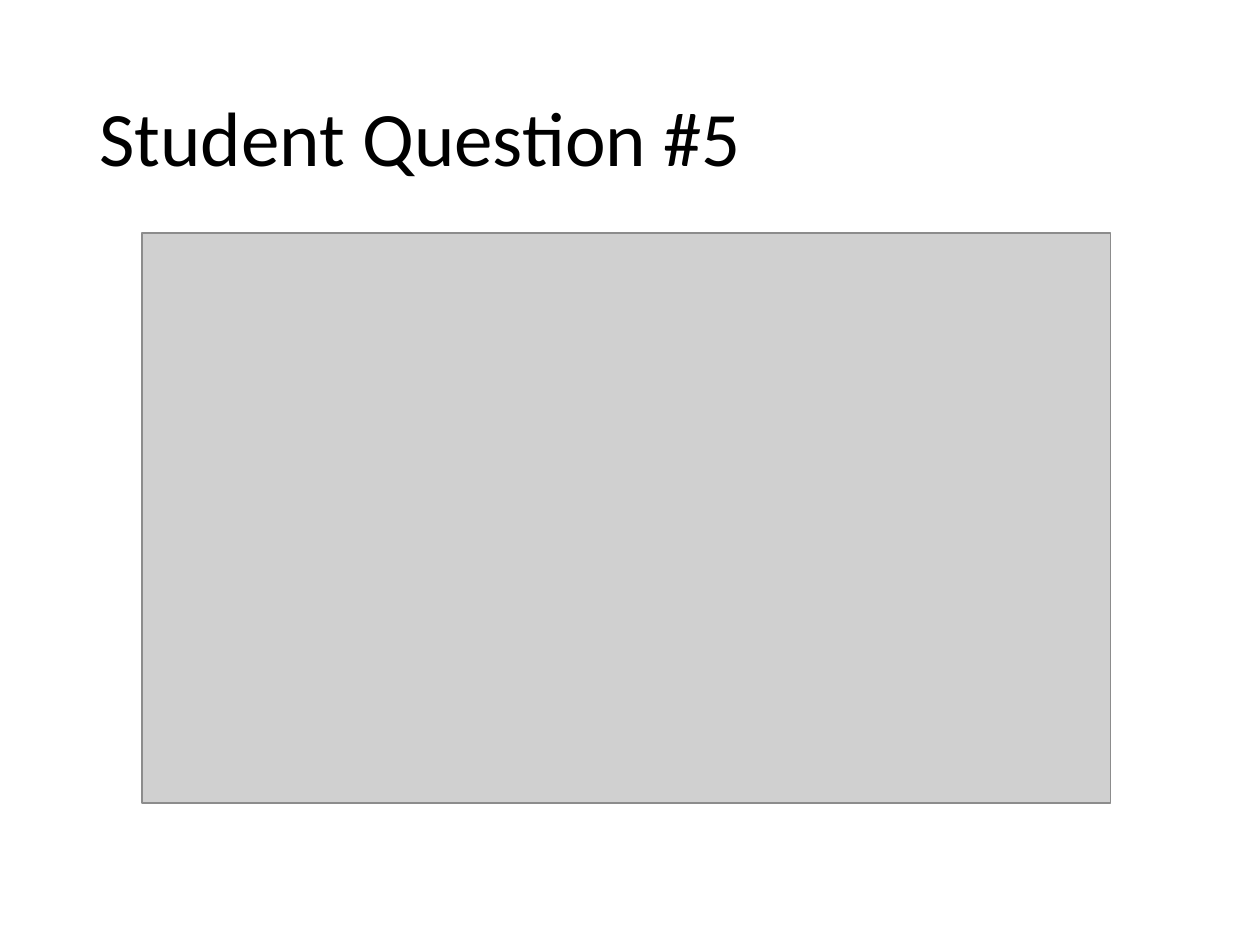
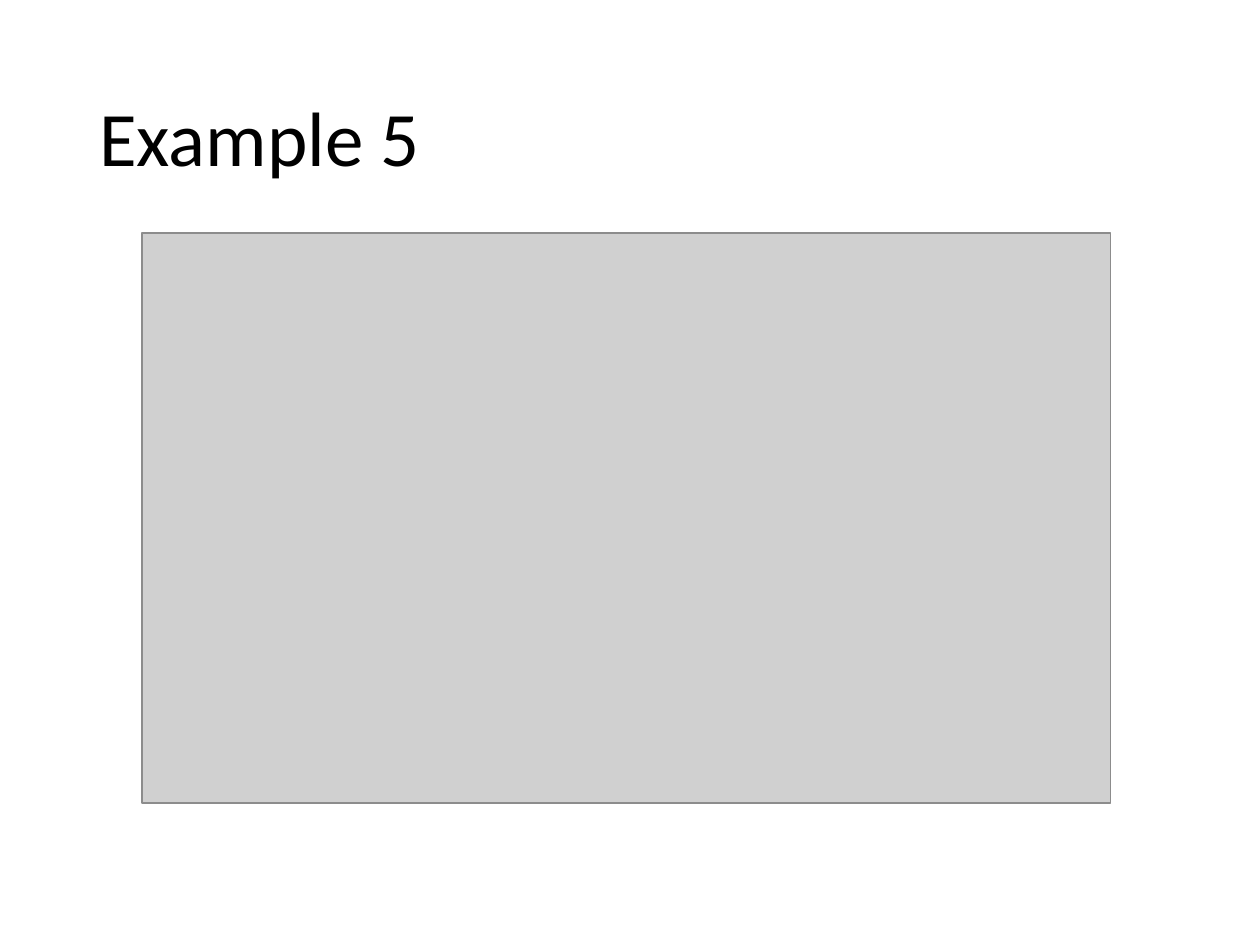
Before and after one commit to Greg5519/ICS3C0, a slide deck: slide 15 of Topic B Programming Skills/B.7 Lesson - ASCII Encoding.pptx (slide 13 before the commit). Drawn at 1260x945 pixels with LibreOffice and Linux fonts; fonts in the diff are those of the drawing; grey boxes stand for pictures. Boxes give left, top, right and bottom in pixels: in the first picture for what was removed or moved away, otherwise in the second. Text is boxed around its words. In the diff, an @@ line names an element or a change of style, - is before the commit and + after.

```diff
--- a/Topic B Programming Skills/B.7 Lesson - ASCII Encoding.pptx
+++ b/Topic B Programming Skills/B.7 Lesson - ASCII Encoding.pptx
@@ title at [99,112,420,179]: text changed @@
-Student Question #5
+Example 5
```
Also in this commit, not shown: 1 other slide changed, 2 slides added.
